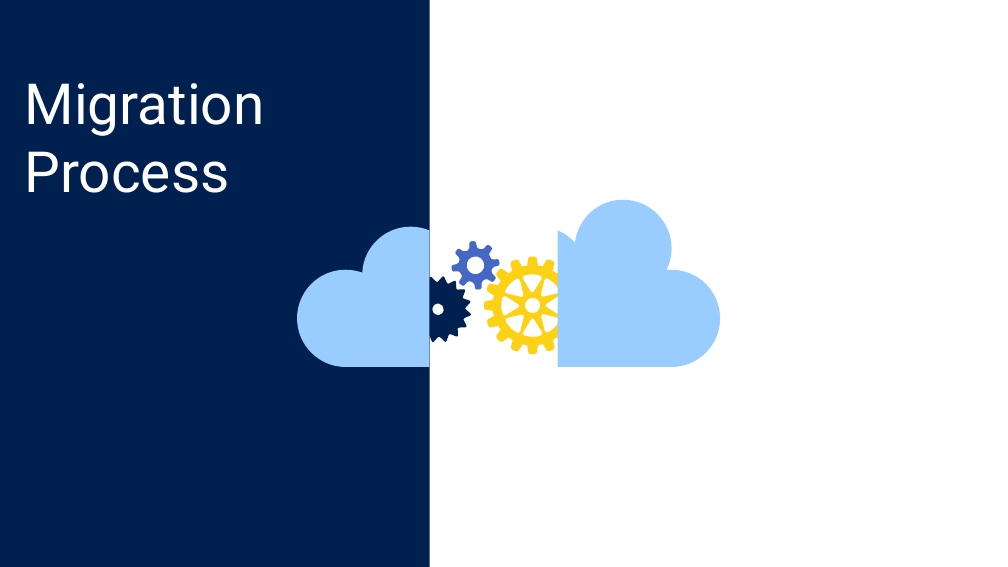
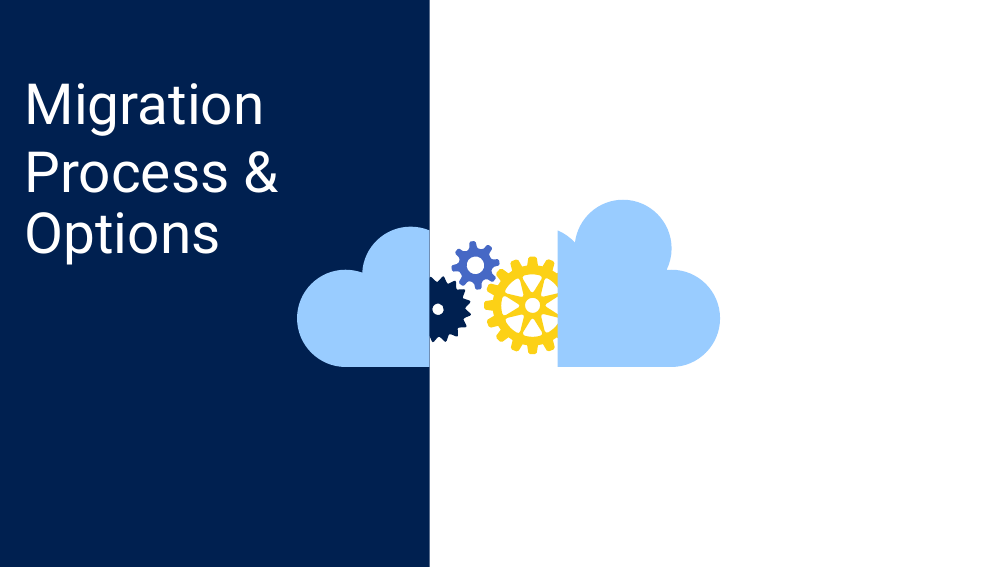
Before and after one commit to microsoft/AzureDWScriptsandUtilities, a slide deck: slide 24 of APS to SQL DW Migration - Schema and Data Migration with PolyBase/APS2SQLDW_Migration.pptx. Drawn at 1008x567 pixels with LibreOffice and Linux fonts; fonts in the diff are those of the drawing. Boxes give left, top, right and bottom in pixels: in the first picture for what was removed or moved away, otherwise in the second. Text is boxed around its words. In the diff, an @@ line names an element or a change of style, - is before the commit and + after.

```diff
--- a/APS to SQL DW Migration - Schema and Data Migration with PolyBase/APS2SQLDW_Migration.pptx
+++ b/APS to SQL DW Migration - Schema and Data Migration with PolyBase/APS2SQLDW_Migration.pptx
@@ text at (25, 151, 230, 265): text changed @@
-Process
+Process & Options
```
Also in this commit, not shown: 2 other slides changed.
